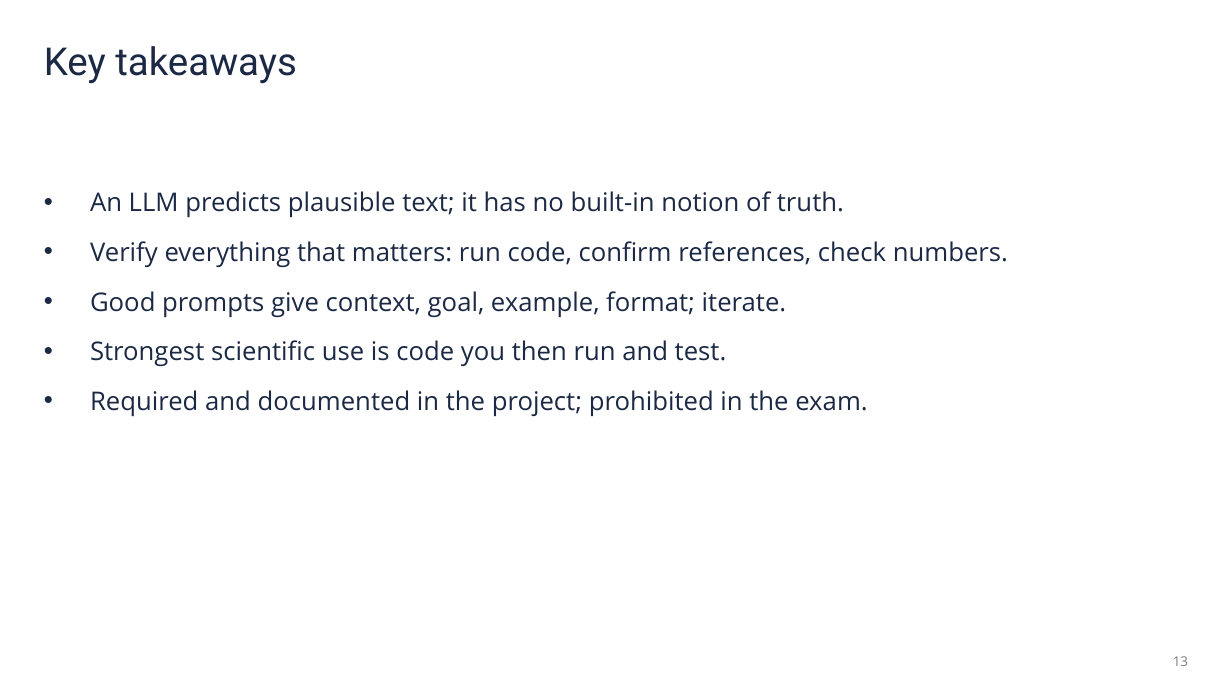
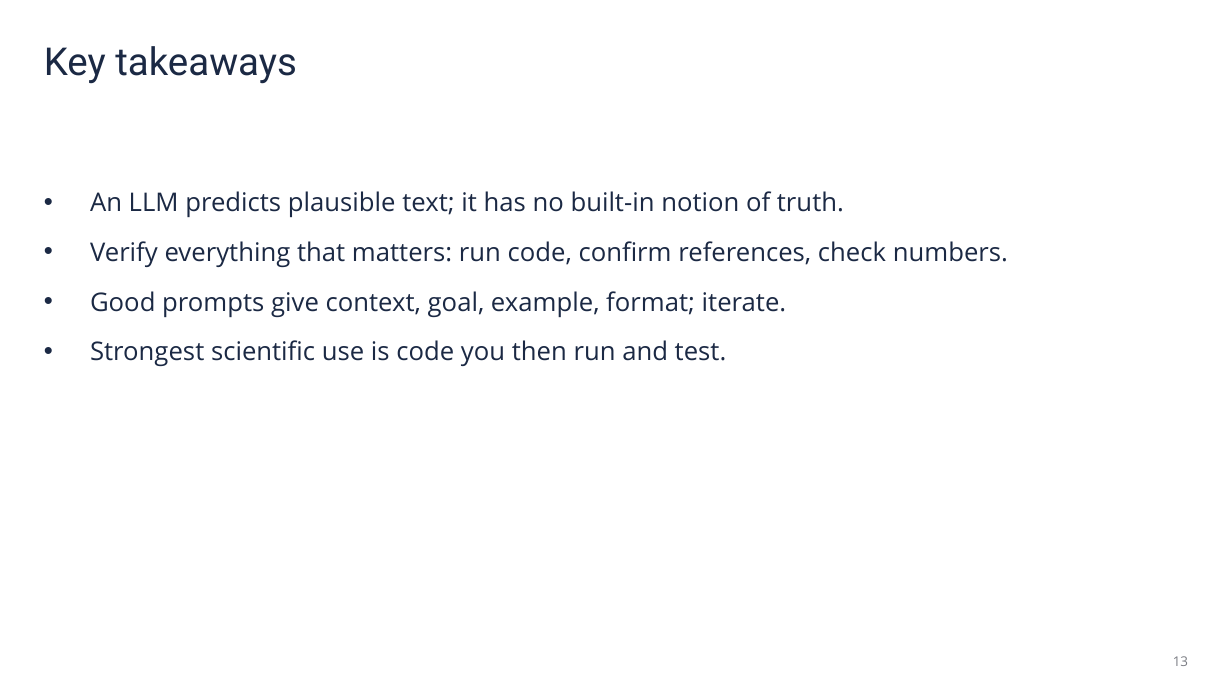
Before and after one commit to CompOmics/ML_AI_Analytical_Chemistry_Course, a slide deck: slide 9 of 05_LLM_Tools/slides/5_3_Part5_LLM_slides.pptx (slide 13 before the commit). Drawn at 1232x693 pixels with LibreOffice and Linux fonts; fonts in the diff are those of the drawing. Boxes give left, top, right and bottom in pixels: in the first picture for what was removed or moved away, otherwise in the second. Text is boxed around its words. In the diff, an @@ line names an element or a change of style, - is before the commit and + after.

```diff
--- a/05_LLM_Tools/slides/5_3_Part5_LLM_slides.pptx
+++ b/05_LLM_Tools/slides/5_3_Part5_LLM_slides.pptx
@@ text at [90,390,867,416]: paragraph removed @@
-• Required and documented in the project; prohibited in the exam.
```
Also in this commit, not shown: 4 slides removed, 5 other files.
